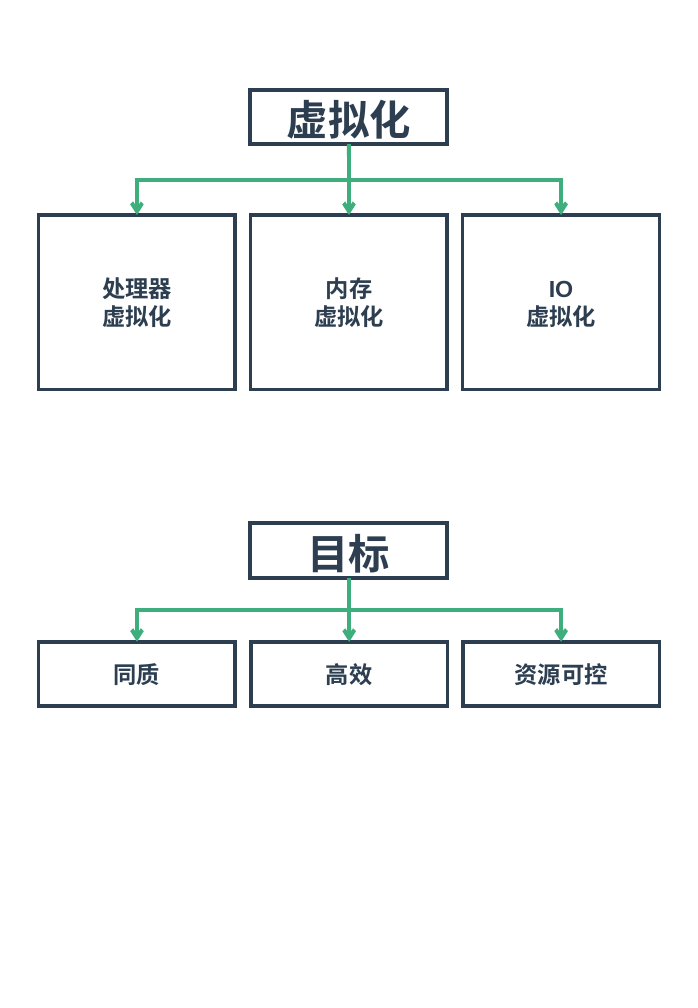
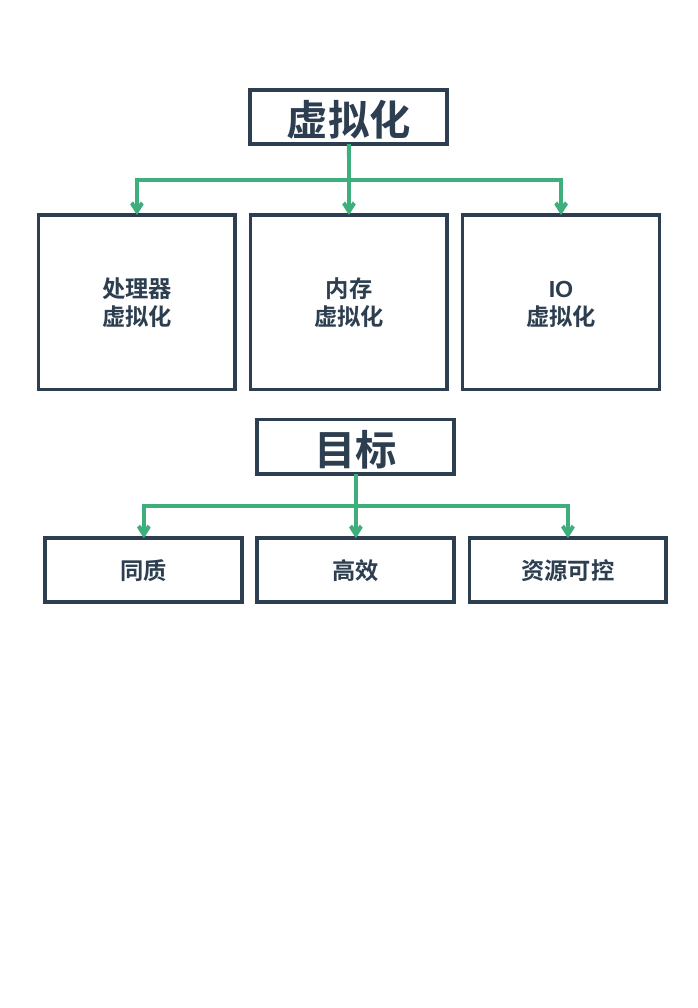
Before and after one commit to zaiqiang-dong/zaiqiang, a slide deck: slide 7 of picture/ppt/vitrualization/vitrualization.pptx (slide 6 before the commit). Drawn at 698x1008 pixels with LibreOffice and Linux fonts; fonts in the diff are those of the drawing. Boxes give left, top, right and bottom in pixels: in the first picture for what was removed or moved away, otherwise in the second. Text is boxed around its words. In the diff, an @@ line names an element or a change of style, - is before the commit and + after.

```diff
--- a/picture/ppt/vitrualization/vitrualization.pptx
+++ b/picture/ppt/vitrualization/vitrualization.pptx
@@ 3 elbow arrows, 2 rectangles: place and size @@
-3 elbow arrows, 2 rectangles at box(137, 523, 660, 706)
+3 elbow arrows, 2 rectangles at box(144, 420, 666, 602)
@@ rectangle "同质": place and size @@
-rectangle "同质" at box(38, 642, 235, 706)
+rectangle "同质" at box(46, 538, 243, 602)
@@ rectangle "高效": place and size @@
-rectangle "高效" at box(250, 642, 448, 706)
+rectangle "高效" at box(258, 538, 455, 602)
```
Also in this commit, not shown: 8 other slides changed, 18 slides added, 5 slides removed, 7 other files.
